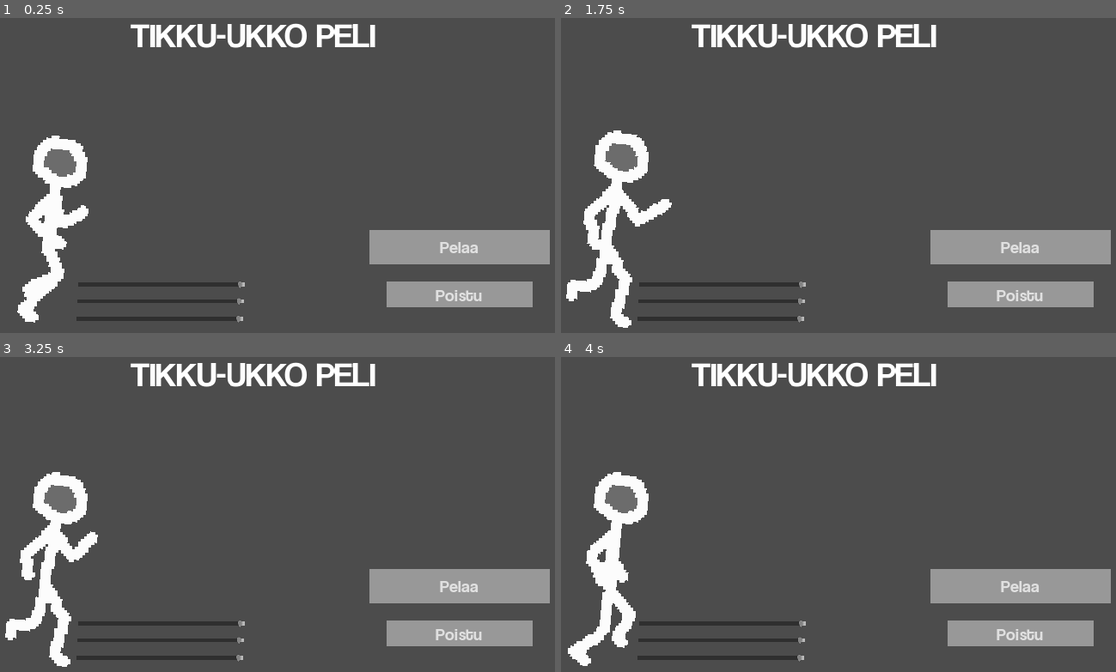
Above: before the commit, frames 1-4 (two rows, left to right).
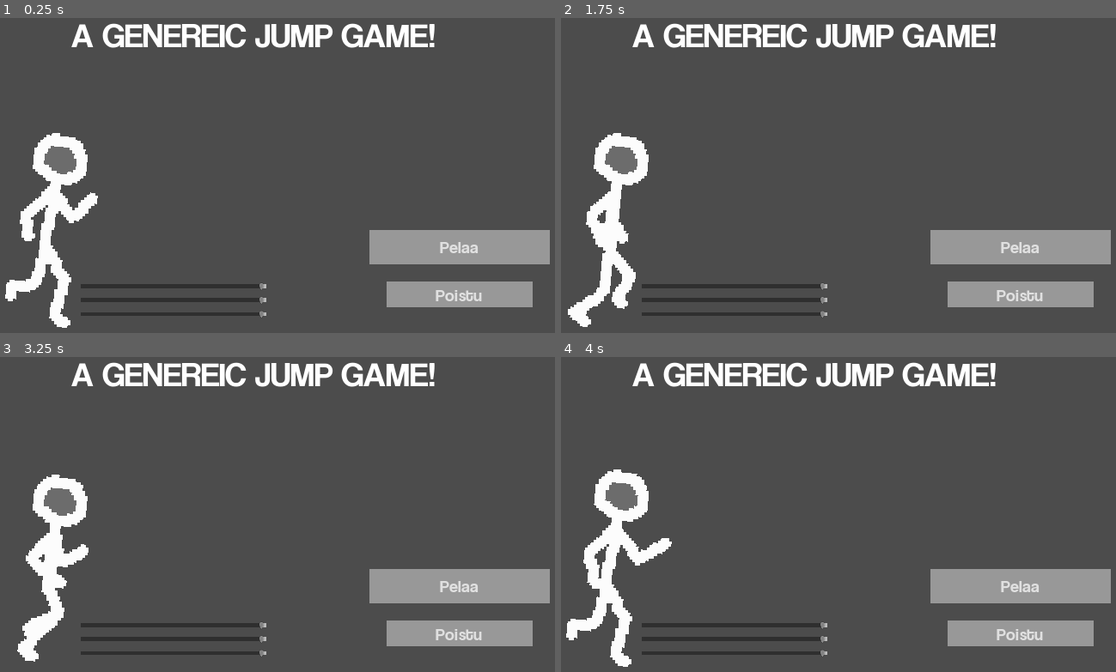
Above: after the commit, the same moments.

Repository: Diizisti/TikkuUkko-Peli
Game: Godot game, scene res://scenet/alotusruutu.tscn
Two runs of this game, one before a commit and one after it. Both use one fixed random seed, a clock stepped at 60 frames per second and the inputs below.
Inputs:
- Up to frame 1 (0.25 s): no input
- Up to frame 2 (1.75 s): hold S (crouch) 0.53-1.28 s; hold D (right) from 0.53 s (still down); tap Space (jump) at 0.77, 0.8, 1.07, 1.35, 1.52 s; tap S (crouch) at 1.55 s
- Up to frame 3 (3.25 s): tap Space (jump) at 1.82, 2.3, 3.02 s; release D (right) at 2.03 s; hold A (left) 2.03-2.78 s; hold S (crouch) 2.03-2.78 s; hold D (right) from 2.78 s (still down); tap S (crouch) at 2.85 s
- Up to frame 4 (4 s): keep holding D (right); tap Space (jump) at 3.32, 3.6, 3.77 s

The runs differ from the first frame. In frame 1, 6.5% of the frame differs, in the area x 0-79%, y 1-99%; in frame 2, 6.5%; in frame 3, 6.5%; in frame 4, 6.5%.

Commit message:
koristelua.

Diff:
--- a/scenet/alotusruutu.gd
+++ b/scenet/alotusruutu.gd
@@ -10,5 +10,10 @@
 
 # Kun väriä vaihdetaan mistään 3:mesta eri sliderista
 func _update_player_color(_value := 0.0): # "_value" on turha, joka tulee ton signaalin mukana.
-	Globals.player_color = Color($r.value, $g.value, $b.value)
+	Globals.player_color = Color($sliders/r.value, $sliders/g.value, $sliders/b.value)
 	$sprite.modulate = Globals.player_color
+
+func _physics_process(delta):
+	# Sammuta peli "ESC":istä
+	if Input.is_action_just_pressed("ui_cancel"):
+		get_tree().quit()
--- a/scenet/alotusruutu.tscn
+++ b/scenet/alotusruutu.tscn
@@ -22,39 +22,39 @@
 
 [sub_resource type="AtlasTexture" id=5]
 atlas = ExtResource( 2 )
+region = Rect2( 640, 0, 64, 96 )
+
+[sub_resource type="AtlasTexture" id=6]
+atlas = ExtResource( 2 )
+region = Rect2( 704, 0, 64, 96 )
+
+[sub_resource type="AtlasTexture" id=7]
+atlas = ExtResource( 2 )
+region = Rect2( 768, 0, 64, 96 )
+
+[sub_resource type="AtlasTexture" id=8]
+atlas = ExtResource( 2 )
+region = Rect2( 192, 0, 64, 96 )
+
+[sub_resource type="AtlasTexture" id=9]
+atlas = ExtResource( 2 )
+region = Rect2( 256, 0, 64, 96 )
+
+[sub_resource type="AtlasTexture" id=10]
+atlas = ExtResource( 2 )
+region = Rect2( 320, 0, 64, 96 )
+
+[sub_resource type="AtlasTexture" id=11]
+atlas = ExtResource( 2 )
+region = Rect2( 384, 0, 64, 96 )
+
+[sub_resource type="AtlasTexture" id=12]
+atlas = ExtResource( 2 )
+region = Rect2( 448, 0, 64, 96 )
+
+[sub_resource type="AtlasTexture" id=13]
+atlas = ExtResource( 2 )
 region = Rect2( 512, 0, 64, 96 )
-
-[sub_resource type="AtlasTexture" id=6]
-atlas = ExtResource( 2 )
-region = Rect2( 448, 0, 64, 96 )
-
-[sub_resource type="AtlasTexture" id=7]
-atlas = ExtResource( 2 )
-region = Rect2( 192, 0, 64, 96 )
-
-[sub_resource type="AtlasTexture" id=8]
-atlas = ExtResource( 2 )
-region = Rect2( 256, 0, 64, 96 )
-
-[sub_resource type="AtlasTexture" id=9]
-atlas = ExtResource( 2 )
-region = Rect2( 320, 0, 64, 96 )
-
-[sub_resource type="AtlasTexture" id=10]
-atlas = ExtResource( 2 )
-region = Rect2( 384, 0, 64, 96 )
-
-[sub_resource type="AtlasTexture" id=11]
-atlas = ExtResource( 2 )
-region = Rect2( 640, 0, 64, 96 )
-
-[sub_resource type="AtlasTexture" id=12]
-atlas = ExtResource( 2 )
-region = Rect2( 704, 0, 64, 96 )
-
-[sub_resource type="AtlasTexture" id=13]
-atlas = ExtResource( 2 )
-region = Rect2( 768, 0, 64, 96 )
 
 [sub_resource type="SpriteFrames" id=14]
 animations = [ {
@@ -68,24 +68,24 @@
 "name": "crouch",
 "speed": 5.0
 }, {
-"frames": [ SubResource( 5 ) ],
-"loop": true,
-"name": "falling",
-"speed": 5.0
-}, {
-"frames": [ SubResource( 6 ) ],
-"loop": true,
-"name": "jumping",
-"speed": 5.0
-}, {
-"frames": [ SubResource( 7 ), SubResource( 8 ), SubResource( 9 ), SubResource( 10 ) ],
+"frames": [ SubResource( 5 ), SubResource( 6 ), SubResource( 7 ) ],
+"loop": true,
+"name": "crouch_walk",
+"speed": 5.0
+}, {
+"frames": [ SubResource( 8 ), SubResource( 9 ), SubResource( 10 ), SubResource( 11 ) ],
 "loop": true,
 "name": "running",
 "speed": 10.0
 }, {
-"frames": [ SubResource( 11 ), SubResource( 12 ), SubResource( 13 ) ],
-"loop": true,
-"name": "crouch_walk",
+"frames": [ SubResource( 12 ) ],
+"loop": true,
+"name": "jumping",
+"speed": 5.0
+}, {
+"frames": [ SubResource( 13 ) ],
+"loop": true,
+"name": "falling",
 "speed": 5.0
 } ]
 
@@ -131,7 +131,7 @@
 scale = Vector2( 5, 5 )
 frames = SubResource( 14 )
 animation = "running"
-frame = 3
+frame = 1
 playing = true
 
 [node name="title" type="Label" parent="."]
@@ -140,18 +140,30 @@
 anchor_bottom = 0.267
 margin_bottom = -0.23999
 custom_fonts/font = ExtResource( 3 )
-text = "TIKKU-UKKO PELI"
+text = "A GENEREIC JUMP GAME!"
 align = 1
 valign = 1
 __meta__ = {
 "_edit_use_anchors_": false
 }
 
-[node name="r" type="HSlider" parent="."]
-margin_left = 315.464
-margin_top = 584.0
-margin_right = 623.464
-margin_bottom = 612.0
+[node name="sliders" type="VBoxContainer" parent="."]
+anchor_left = 0.25
+anchor_top = 0.8
+anchor_right = 0.519
+anchor_bottom = 0.944
+margin_right = -0.320068
+margin_bottom = 0.319946
+custom_constants/separation = 10
+alignment = 1
+__meta__ = {
+"_edit_use_anchors_": false
+}
+
+[node name="r" type="HSlider" parent="sliders"]
+margin_top = 18.0
+margin_right = 344.0
+margin_bottom = 34.0
 min_value = 0.05
 max_value = 0.99
 step = 0.01
@@ -161,21 +173,19 @@
 "_edit_use_anchors_": false
 }
 
-[node name="g" type="HSlider" parent="."]
-margin_left = 313.26
-margin_top = 615.498
-margin_right = 621.26
-margin_bottom = 643.498
+[node name="g" type="HSlider" parent="sliders"]
+margin_top = 44.0
+margin_right = 344.0
+margin_bottom = 60.0
 min_value = 0.05
 max_value = 0.99
 step = 0.01
 value = 0.99
 
-[node name="b" type="HSlider" parent="."]
-margin_left = 312.0
-margin_top = 647.626
-margin_right = 620.0
-margin_bottom = 675.626
+[node name="b" type="HSlider" parent="sliders"]
+margin_top = 70.0
+margin_right = 344.0
+margin_bottom = 86.0
 min_value = 0.05
 max_value = 0.99
 step = 0.01
@@ -185,6 +195,6 @@
 }
 [connection signal="pressed" from="peliin" to="." method="_on_peliin_pressed"]
 [connection signal="pressed" from="poistu" to="." method="_on_peliin_pressed"]
-[connection signal="value_changed" from="r" to="." method="_update_player_color"]
-[connection signal="value_changed" from="g" to="." method="_update_player_color"]
-[connection signal="value_changed" from="b" to="." method="_update_player_color"]
+[connection signal="value_changed" from="sliders/r" to="." method="_update_player_color"]
+[connection signal="value_changed" from="sliders/g" to="." method="_update_player_color"]
+[connection signal="value_changed" from="sliders/b" to="." method="_update_player_color"]
